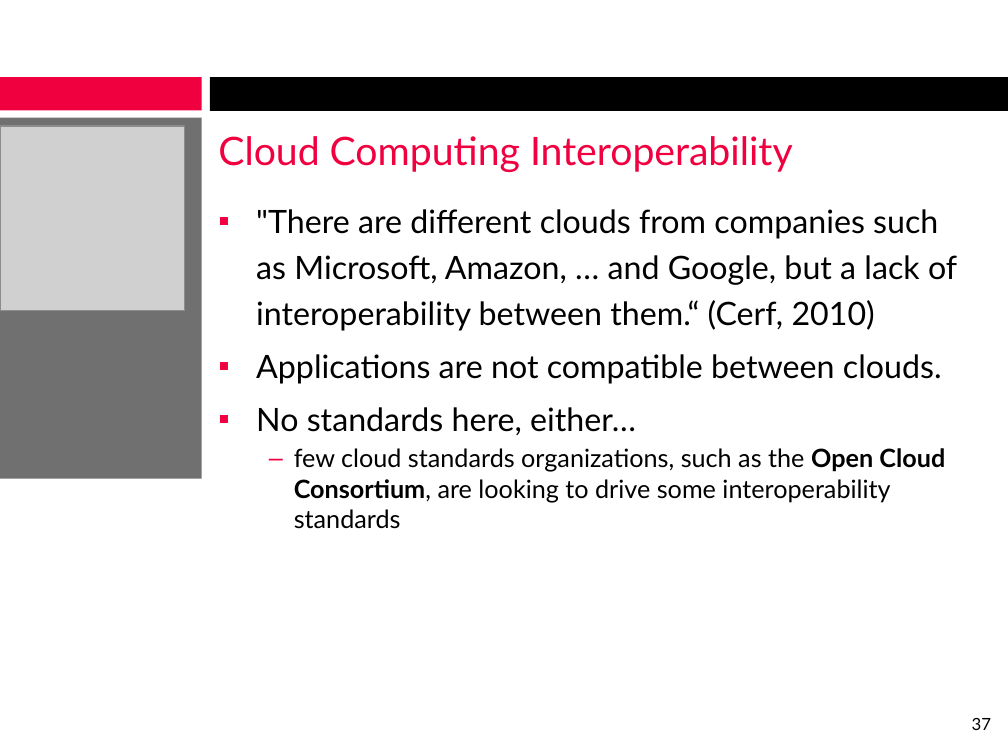
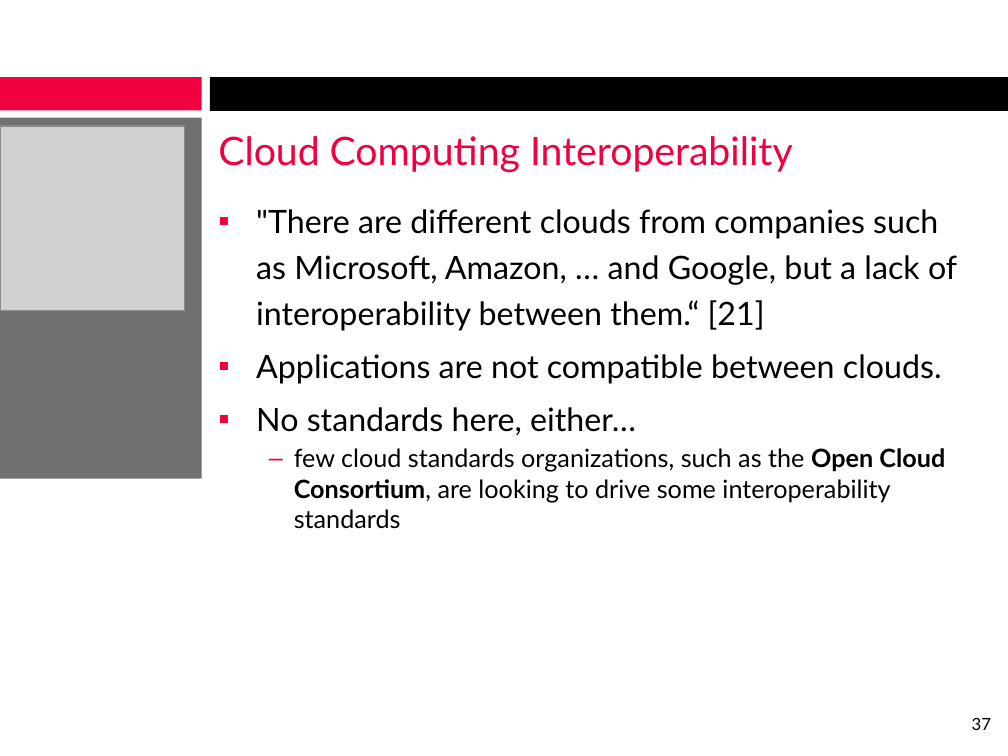
Before and after one commit to alexcraig/Sysc4806-Alarm-System, a slide deck: slide 37 of presentation_slides/PresentationSlides.pptx. Drawn at 1008x756 pixels with LibreOffice and Linux fonts; fonts in the diff are those of the drawing; grey boxes stand for pictures; background and template pictures are left out. Boxes give left, top, right and bottom in pixels: in the first picture for what was removed or moved away, otherwise in the second. Text is boxed around its words. In the diff, an @@ line names an element or a change of style, - is before the commit and + after.

```diff
--- a/presentation_slides/PresentationSlides.pptx
+++ b/presentation_slides/PresentationSlides.pptx
@@ text at box(256, 209, 957, 331): text changed @@
-▪ "There are different clouds from companies such as Microsoft, Amazon, … and Google, but a lack of interoperability between them.“ (Cerf, 2010)
+▪ "There are different clouds from companies such as Microsoft, Amazon, … and Google, but a lack of interoperability between them.“ [21]
```
Also in this commit, not shown: 5 other slides changed.
